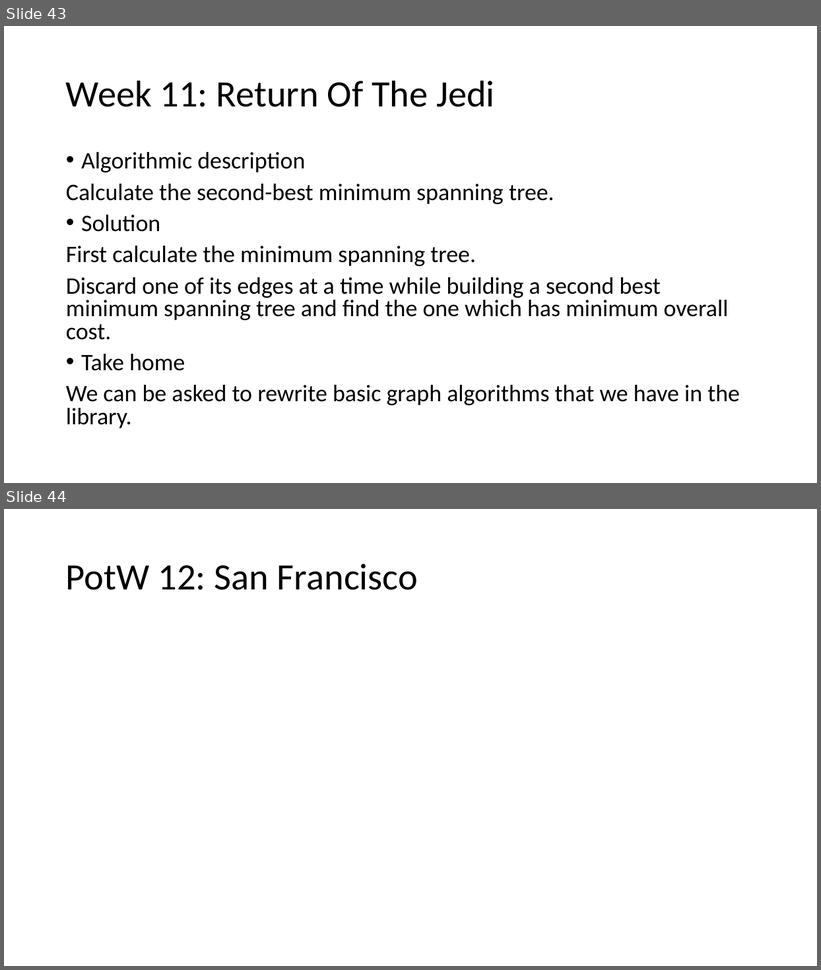
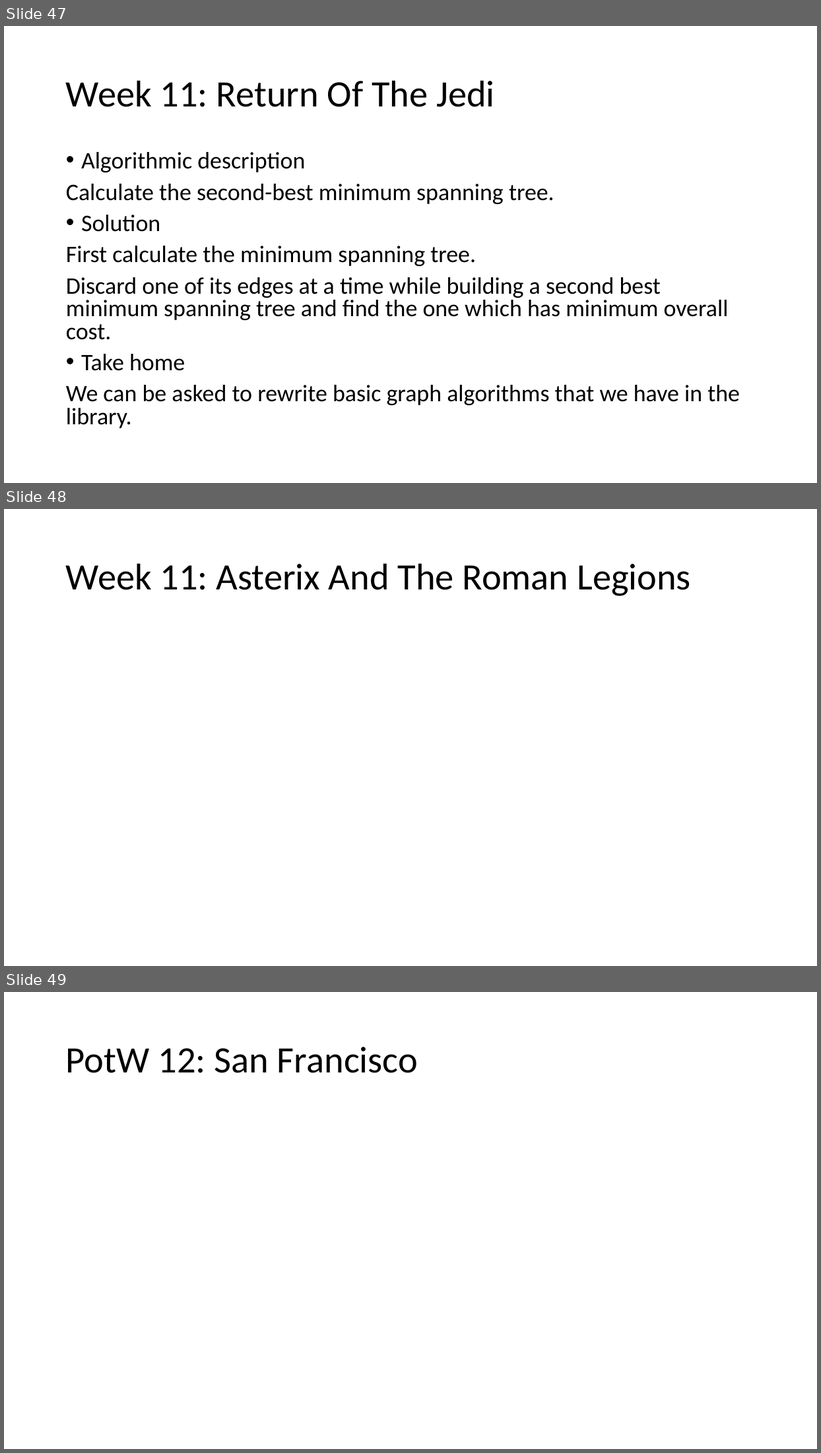
Before and after one commit to giacomocamposampiero/algolab, a slide deck: Recap.pptx. Shown one above the other, each under a label of ours: slides 43 and 44 before the commit, slides 47, 48 and 49 after it. The pictures are 821x970 and 821x1453 pixels, drawn with LibreOffice and Linux fonts; fonts in the diff are those of the drawing; grey boxes stand for pictures. Boxes give left, top, right and bottom in pixels: in the first picture for what was removed or moved away, otherwise in the second. Text is boxed around its words. In the diff, an @@ line names an element or a change of style, - is before the commit and + after.

```diff
--- a/Recap.pptx
+++ b/Recap.pptx
@@ slide 48 added at [4,509,817,966], background #FFFFFF @@
@@ title added at [66,563,691,596], 44 pt, text #000000 @@
+Week 11: Asterix And The Roman Legions
@@ what was slide 43 is now slide 47 @@
@@ what was slide 44 is now slide 49 @@
```
Also in this commit, not shown: 4 slides changed, 4 other slides added, 5 other files.
